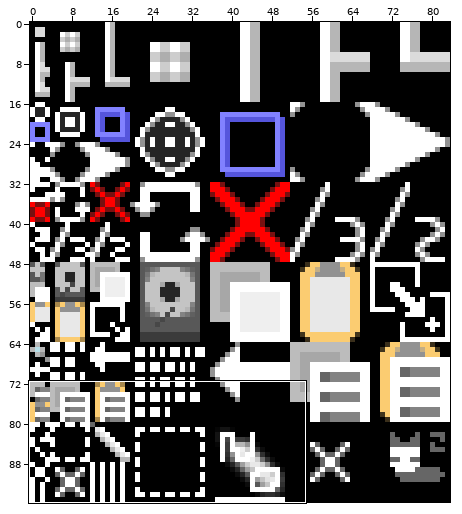
Two states of a sprite sheet, src/main/resources/assets/symbolic.png. The picture above shows the old version from afar; the outline marks the close-up.
Close-up. Earlier state:
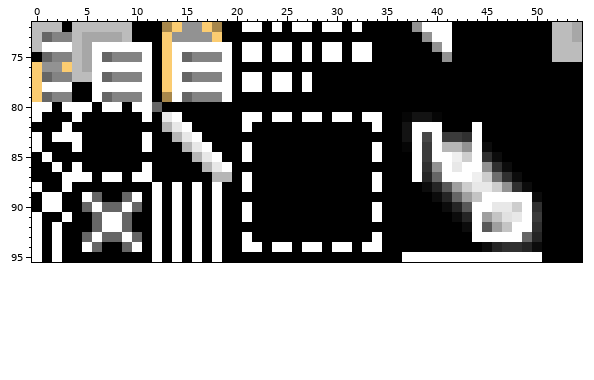
The file is 84x96 pixels. Colours within 5 levels of each other are drawn and written as one. Shown: x 0..54, y 72..95.
Now the later version:
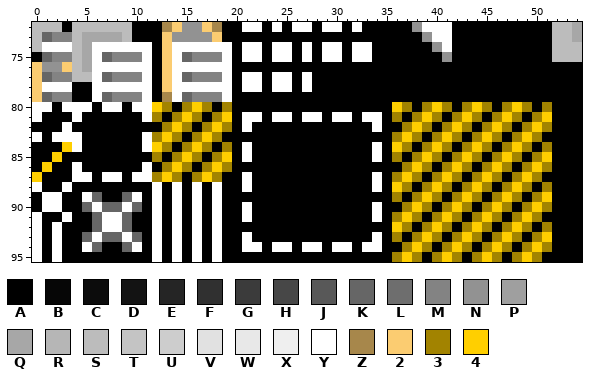
Palette (. is transparent): A #000000  B #060606  C #0c0c0c  D #131313  E #252525  F #303030  G #3b3b3b  H #474747  J #585858  K #666666  L #6e6e6e  M #838383  N #929292  P #9f9f9f  Q #a7a7a7  R #b6b6b6  S #bcbcbc  T #c4c4c4  U #cdcdcd  V #e1e1e1  W #e8e8e8  X #efefef  Y #ffffff  Z #a7874b  2 #fbcc71  3 #a28300  4 #ffcf00
What changed:
@@ x 0..54 @@
 79 2KMMAAYKMMMYAZYKMMMYAAAAAAAAAAAAAAAAAAAAAAAAAAAAAAAAAAA
-80 YYAYYYAYYAYYKAAAAAAAAAAAAAAAAAAAAAAAAAAAAAAAAAAAAAAAAAA
-81 YAAAYAAAAAAYAWYAAAAAAYYAYYAYYAYYAYYAABDDBAAAAAAAAAAAAAA
-82 AAAYAAAAAAAAARWYAAAAAYAAAAAAAAAAAAYAADYYYAAAYAAAAAAAAAA
-83 YAYYYAAAAAAYAARWYAAAAAAAAAAAAAAAAAAAADYHYGGFYAAAAAAAAAA
-84 YAAAYAAAAAAYAAARWYAAAYAAAAAAAAAAAAYAABYGYRRNYCAAAAAAAAA
-85 AYAAAAAAAAAAAAAARWYAAYAAAAAAAAAAAAYAAAYGYYXUYFCAAAAAAAA
-86 AAYAYAAAAAAYAAAAARWYAAAAAAAAAAAAAAAAAAYFNYWYYNFCAAAAAAA
-87 AAAYYYAYYAYYAAAAAARRAYAAAAAAAAAAAAYAAAYEKYYYXULFCAAAAAA
-88 YAAYAAAAAAAAYAYAYAYAAYAAAAAAAAAAAAYAAAACEJPUWWUNFCAAAAA
-89 AYYAAYKAAKYAYAYAYAYAAAAAAAAAAAAAAAAAAAAACEKPTYYYYYCAAAA
-90 AYYAAKYKKYKAYAYAYAYAAYAAAAAAAAAAAAYAAAAAACEJYYWWUYFAAAA
-91 YAAYAAKYYKAAYAYAYAYAAYAAAAAAAAAAAAYAAAAAAACEYPTVWYGAAAA
-92 YAYAAAKYYKAAYAYAYAYAAAAAAAAAAAAAAAAAAAAAAAACYJPTYYFAAAA
-93 YAYAAKYKKYKAYAYAYAYAAYAAAAAAAAAAAAYAAAAAAAAAYYYYYKEAAAA
-94 YAYAAYKAAKYAYAYAYAYAAYYAYYAYYAYYAYYAAAAAAAAAACEFFECAAAA
-95 YAYAAAAAAAAAYAYAYAYAAAAAAAAAAAAAAAAAAYYYYYYYYYYYYYYAAAA
+80 YYAYYYAYYAYY43A343A3AAAAAAAAAAAAAAAA43A343A343A343A3AAA
+81 YAAAYAAAAAAY3A343A34AYYAYYAYYAYYAYYA3A343A343A343A34AAA
+82 AAAYAAAAAAAAA343A343AYAAAAAAAAAAAAYAA343A343A343A343AAA
+83 YAYYYAAAAAAY343A343AAAAAAAAAAAAAAAAA343A343A343A343AAAA
+84 AAA4YAAAAAAY43A343A3AYAAAAAAAAAAAAYA43A343A343A343A3AAA
+85 AA4AAAAAAAAA3A343A34AYAAAAAAAAAAAAYA3A343A343A343A34AAA
+86 A4AAYAAAAAAYA343A343AAAAAAAAAAAAAAAAA343A343A343A343AAA
+87 4AAAYYAYYAYY343A343AAYAAAAAAAAAAAAYA343A343A343A343AAAA
+88 YAAYAAAAAAAAYAYAYAYAAYAAAAAAAAAAAAYA43A343A343A343A3AAA
+89 AYYAAYKAAKYAYAYAYAYAAAAAAAAAAAAAAAAA3A343A343A343A34AAA
+90 AYYAAKYKKYKAYAYAYAYAAYAAAAAAAAAAAAYAA343A343A343A343AAA
+91 YAAYAAKYYKAAYAYAYAYAAYAAAAAAAAAAAAYA343A343A343A343AAAA
+92 YAYAAAKYYKAAYAYAYAYAAAAAAAAAAAAAAAAA43A343A343A343A3AAA
+93 YAYAAKYKKYKAYAYAYAYAAYAAAAAAAAAAAAYA3A343A343A343A34AAA
+94 YAYAAYKAAKYAYAYAYAYAAYYAYYAYYAYYAYYAA343A343A343A343AAA
+95 YAYAAAAAAAAAYAYAYAYAAAAAAAAAAAAAAAAA343A343A343A343AAAA
Pixel boxes of the changes (left, top, right, bottom) in both close-ups:
changed: (152, 102, 232, 182)
changed: (392, 102, 552, 262)
changed: (32, 142, 72, 182)
